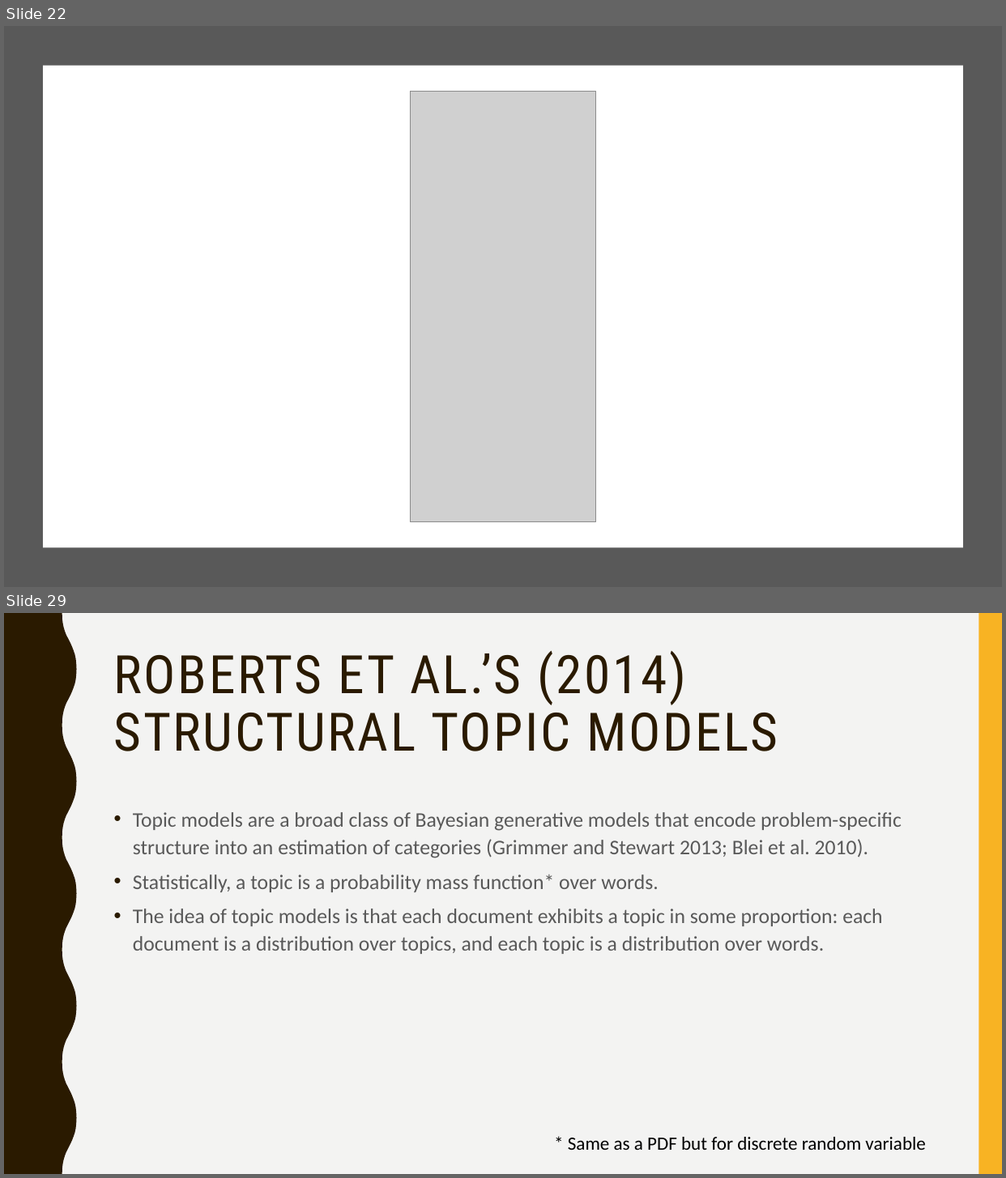
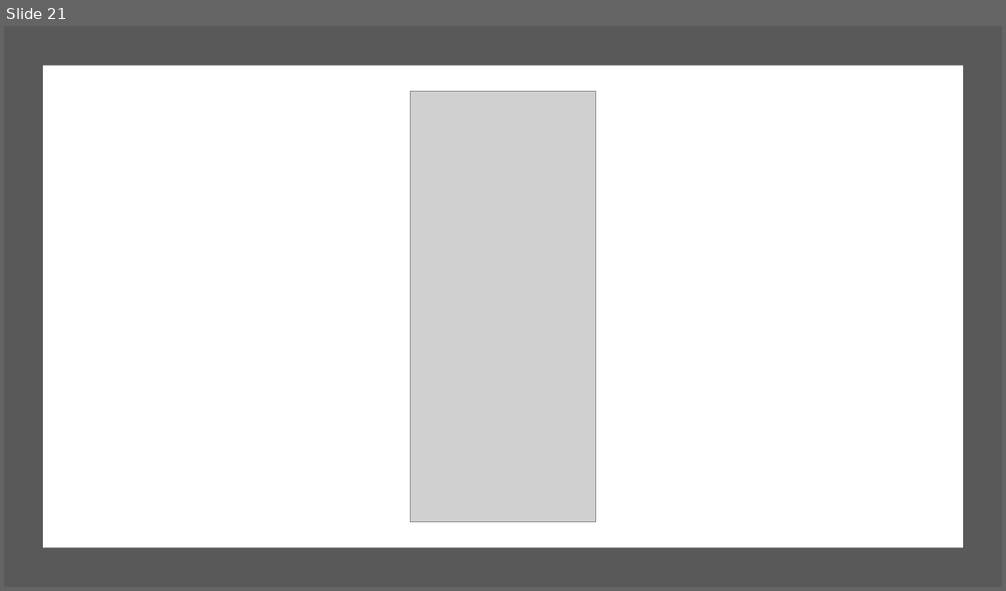
Before and after one commit to svallejovera/cta_updated, a slide deck: slides/7 A Primer on Supervised Learning.pptx. Shown one above the other, each under a label of ours: slides 22 and 29 before the commit, slide 21 after it; the slides between them are not shown. The pictures are 1006x1178 and 1006x591 pixels, drawn with LibreOffice and Linux fonts; fonts in the diff are those of the drawing; grey boxes stand for pictures. Boxes give left, top, right and bottom in pixels: in the first picture for what was removed or moved away, otherwise in the second. Text is boxed around its words. In the diff, an @@ line names an element or a change of style, - is before the commit and + after.

```diff
--- a/slides/7 A Primer on Supervised Learning.pptx
+++ b/slides/7 A Primer on Supervised Learning.pptx
@@ slide 29 removed at [4,613,1002,1174], background #F3F3F2; not listed: 2 template elements that a slide beside it also shows @@
@@ title removed at [114,650,778,752] @@
-ROBERTS ET AL.’S (2014) STRUCTURAL TOPIC MODELS
@@ text removed at [133,812,901,954] @@
-• Topic models are a broad class of Bayesian generative models that encode problem-specific structure into an estimation of categories (Grimmer and Stewart 2013; Blei et al. 2010).
-• Statistically, a topic is a probability mass function* over words.
-• The idea of topic models is that each document exhibits a topic in some proportion: each document is a distribution over topics, and each topic is a distribution over words.
@@ text removed at [568,1137,925,1150] @@
-* Same as a PDF but for discrete random variable
@@ what was slide 22 is now slide 21 @@
```
Also in this commit, not shown: 8 slides changed, 36 slides added, 18 other slides removed, 34 other files.
